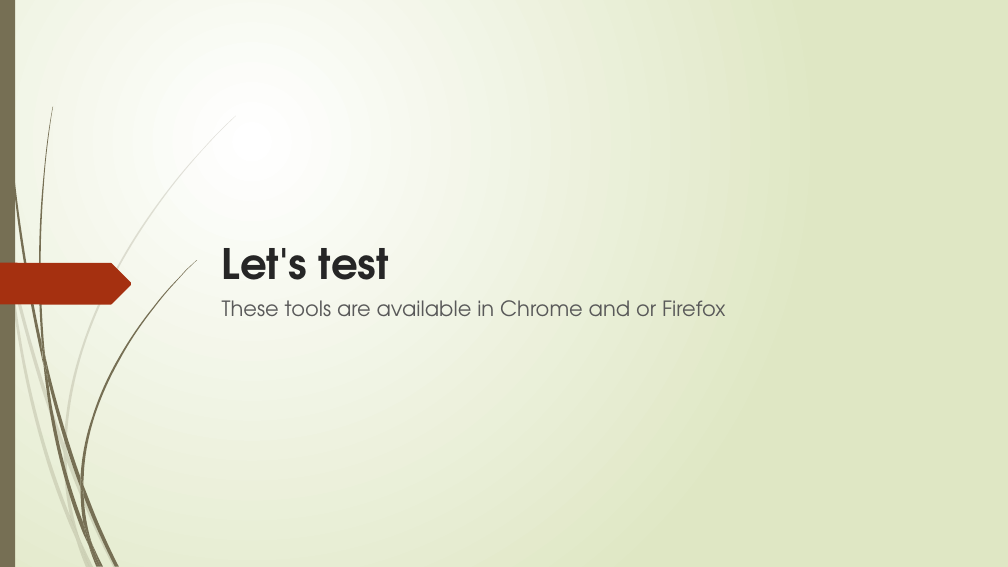
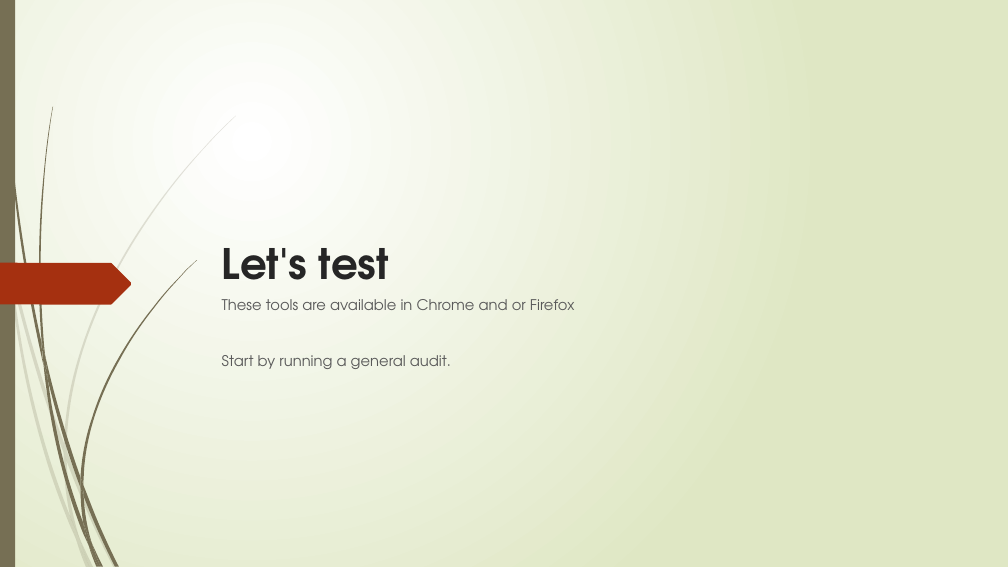
Before and after one commit to aestivalne/browser-testing, a slide deck: slide 13 of a11y-browser-coburn.pptx. Drawn at 1008x567 pixels with LibreOffice and Linux fonts; fonts in the diff are those of the drawing. Boxes give left, top, right and bottom in pixels: in the first picture for what was removed or moved away, otherwise in the second. Text is boxed around its words. In the diff, an @@ line names an element or a change of style, - is before the commit and + after.

```diff
--- a/a11y-browser-coburn.pptx
+++ b/a11y-browser-coburn.pptx
@@ text at [222,299,574,310]: size 20 to 14 pt in "These tools are available in Chrome and ..." @@
@@ text at [222,355,451,369]: paragraph added @@
+Start by running a general audit.
```
Also in this commit, not shown: 2 other files.
